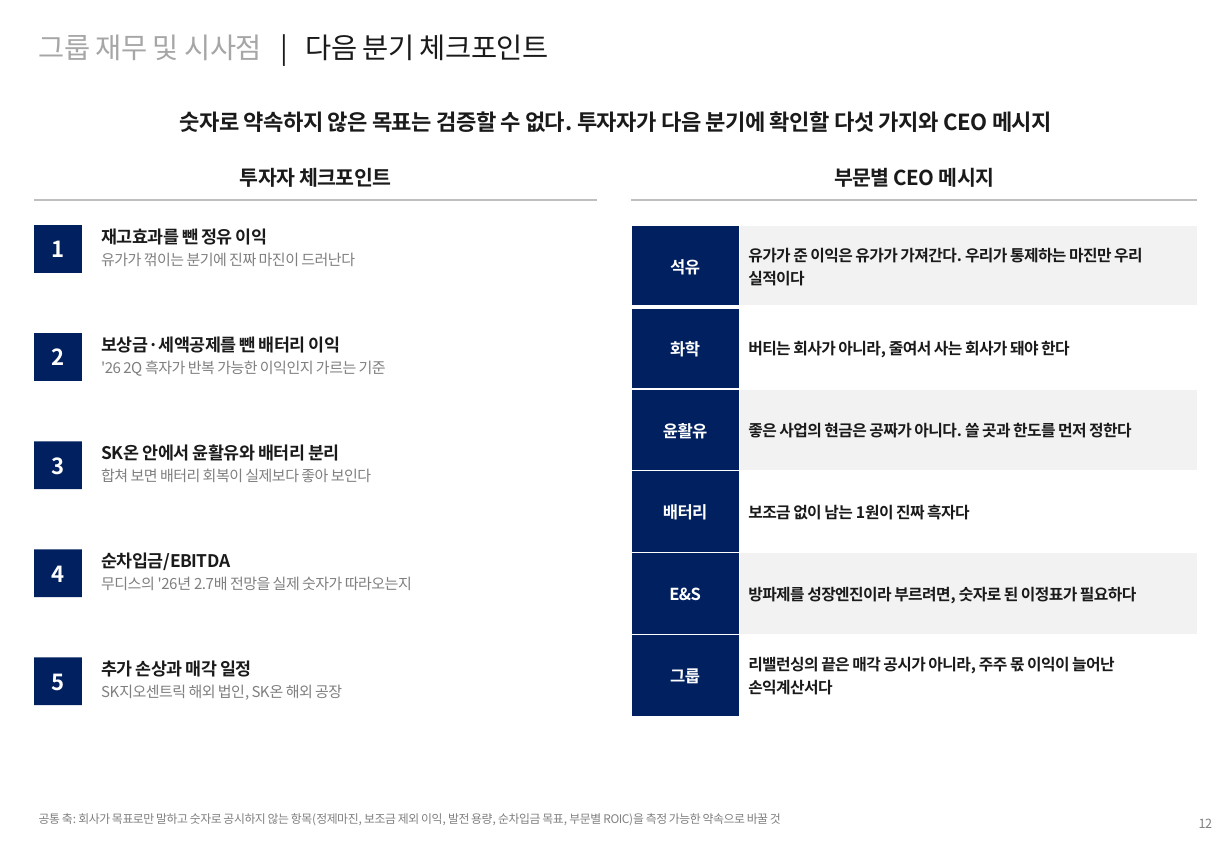
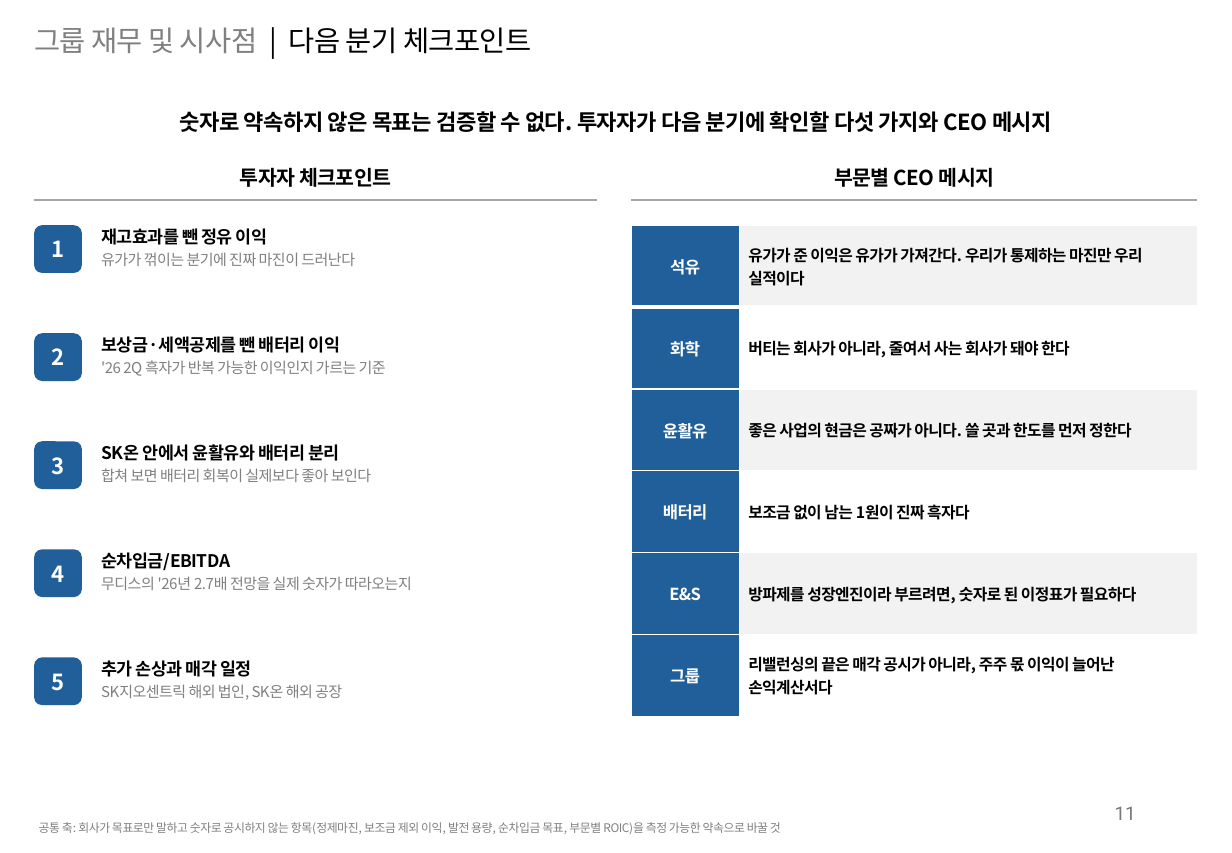
Before and after one commit to seokwon89/SKMS-TF, a slide deck: slide 12 of research/headcount/ppt/SKI계열_Cold_Eye_Review.pptx. Drawn at 1232x853 pixels with LibreOffice and Linux fonts; fonts in the diff are those of the drawing. Boxes give left, top, right and bottom in pixels: in the first picture for what was removed or moved away, otherwise in the second. Text is boxed around its words. In the diff, an @@ line names an element or a change of style, - is before the commit and + after.

```diff
--- a/research/headcount/ppt/SKI계열_Cold_Eye_Review.pptx
+++ b/research/headcount/ppt/SKI계열_Cold_Eye_Review.pptx
@@ text "그룹 재무 및 시사점 | ..." at box(34, 27, 532, 54): text colour #A6A6A6 to #808080 in "그룹 재무 및 시사점"; text colour #1A1A1A to #000000 in "| 다음 분기 체크포인트" @@
@@ text colour #1A1A1A to #000000 in 3 elements at box(179, 111, 1052, 132), box(240, 167, 391, 187), box(834, 167, 995, 187) @@
@@ line (34, 200) - (597, 200): stroke #BFBFBF 1 pt to #A6A6A6 1 pt @@
@@ line (631, 200) - (1198, 200): stroke #BFBFBF 1 pt to #A6A6A6 1 pt @@
@@ text "재고효과를 뺀 정유 이익" at box(101, 226, 355, 266): text colour #1A1A1A to #000000 in "재고효과를 뺀 정유 이익"; text colour #7F7F7F to #808080 in "유가가 꺾이는 분기에 진짜 마진이 드러난다" @@
@@ table at box(631, 225, 1198, 717) @@
@@ fill #002060 to #215F9A in 6 cells @@
@@ text colour #1A1A1A to #000000 @@
@@ text "보상금·세액공제를 뺀 배터리 이익" at box(101, 336, 386, 376): text colour #1A1A1A to #000000 in "보상금·세액공제를 뺀 배터리 이익"; text colour #7F7F7F to #808080 in "'26 2Q 흑자가 반복 가능한 이익인지 가르는 ..." @@
@@ text "SK온 안에서 윤활유와 배터리 분리" at box(101, 444, 371, 482): text colour #1A1A1A to #000000 in "SK온 안에서 윤활유와 배터리 분리"; text colour #7F7F7F to #808080 in "합쳐 보면 배터리 회복이 실제보다 좋아 보인다" @@
@@ text "순차입금/EBITDA" at box(101, 552, 412, 590): text colour #1A1A1A to #000000 in "순차입금/EBITDA"; text colour #7F7F7F to #808080 in "무디스의 '26년 2.7배 전망을 실제 숫자가 따라오는지" @@
@@ rectangle to rounded rectangle; fill #002060 to #215F9A in 5 elements at box(34, 225, 82, 273), box(34, 333, 82, 381), box(34, 441, 82, 489), box(34, 549, 82, 597), box(34, 658, 82, 705) @@
@@ text "추가 손상과 매각 일정" at box(101, 660, 342, 700): text colour #1A1A1A to #000000 in "추가 손상과 매각 일정"; text colour #7F7F7F to #808080 in "SK지오센트릭 해외 법인, SK온 해외 공장" @@
@@ text "공통 축: 회사가 목표로만 말하고 ...": place and size @@
-text "공통 축: 회사가 목표로만 말하고 ..." at box(39, 813, 781, 825)
+text "공통 축: 회사가 목표로만 말하고 ..." at box(39, 822, 781, 834)
@@ text "공통 축: 회사가 목표로만 말하고 ..." at box(39, 822, 781, 834): text colour #7F7F7F to #808080; vertical alignment top to bottom @@
@@ page number added at box(1115, 806, 1136, 820), 12 pt, text #797979 @@
+11
@@ text removed at box(1199, 818, 1213, 828) @@
-12
```
Also in this commit, not shown: 12 other slides changed, 2 other files.
